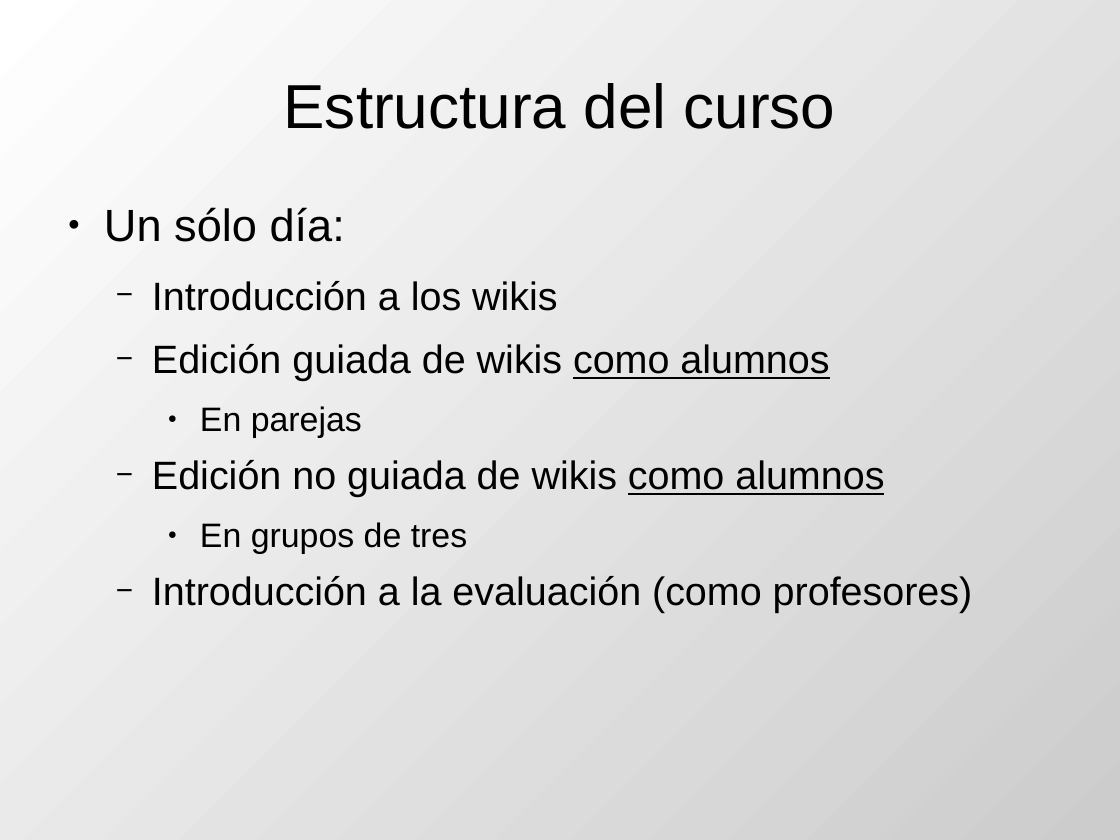
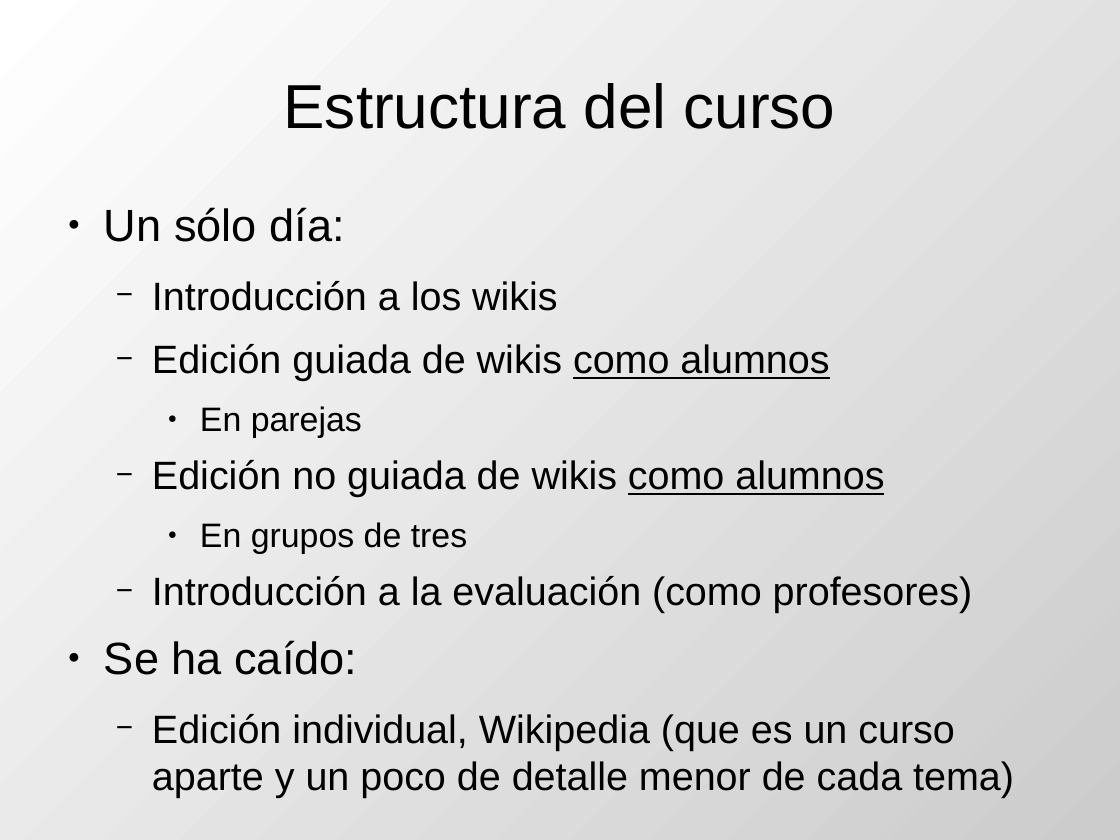
Before and after one commit to DrPantera/wikis4education, a slide deck: slide 4 of uca-2017/tema-0-Presentacion.odp. Drawn at 1120x840 pixels with LibreOffice and Linux fonts; fonts in the diff are those of the drawing. Boxes give left, top, right and bottom in pixels: in the first picture for what was removed or moved away, otherwise in the second. Text is boxed around its words. In the diff, an @@ line names an element or a change of style, - is before the commit and + after.

```diff
--- a/uca-2017/tema-0-Presentacion.odp
+++ b/uca-2017/tema-0-Presentacion.odp
@@ text at bbox=[104, 640, 1014, 798]: paragraphs added @@
+● Se ha caído:
+  − Edición individual, Wikipedia (que es un curso aparte y un poco de detalle menor de cada tema)
```
Also in this commit, not shown: 7 other files.
